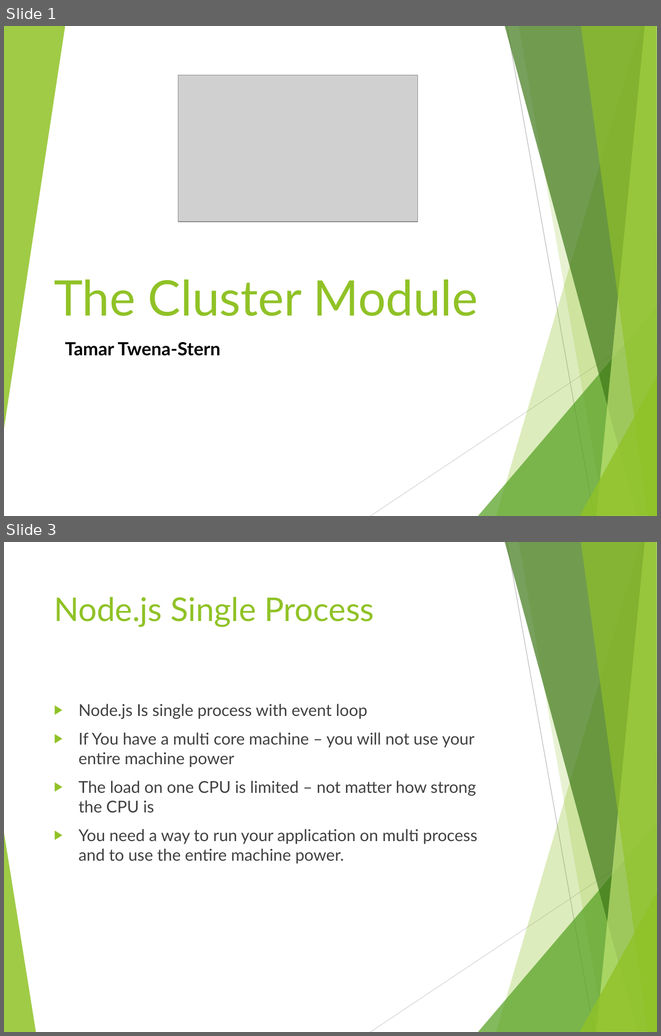
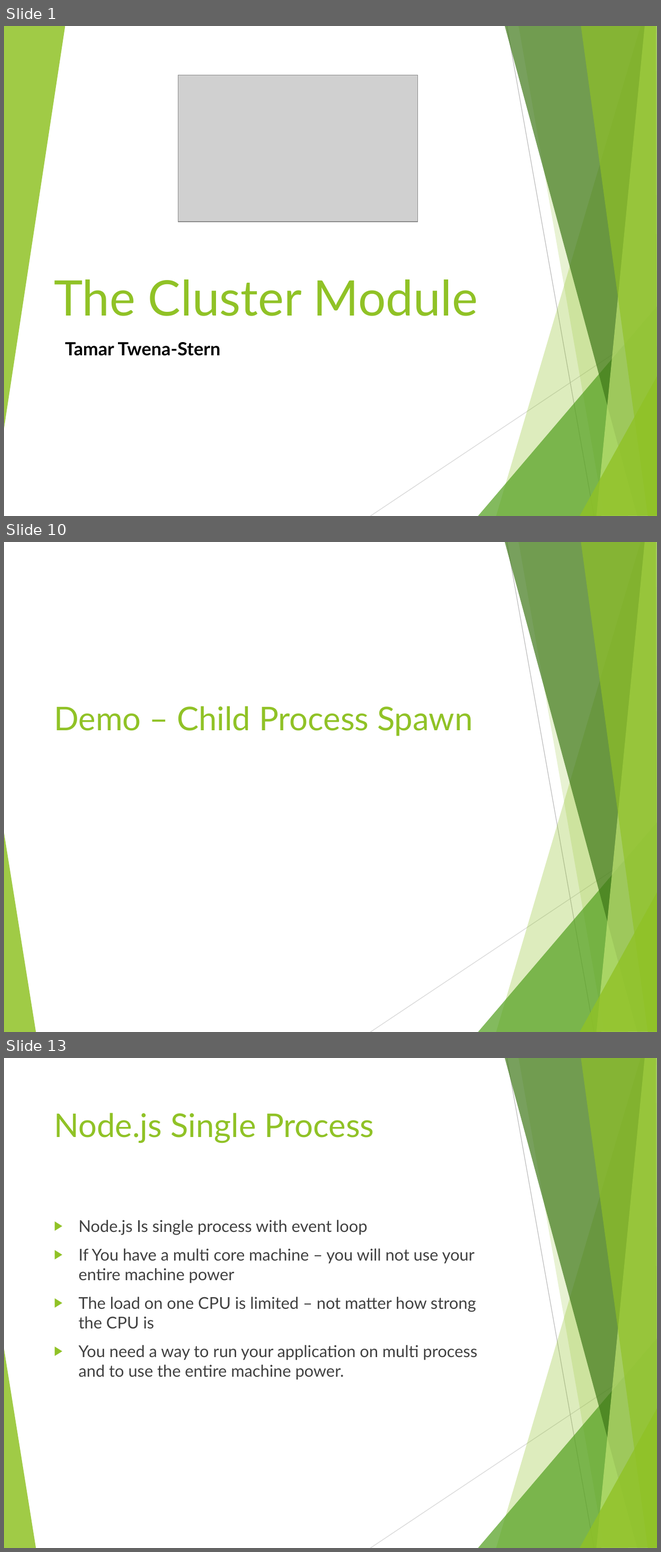
Before and after one commit to tamarstern/MyNodeJSCourse, a slide deck: child_process_and_cluster_module/child_process_and_cluster_module.pptx. Shown one above the other, each under a label of ours: slides 1 and 3 before the commit, slides 1, 10 and 13 after it; the slides between them are not shown. The pictures are 661x1036 and 661x1552 pixels, drawn with LibreOffice and Linux fonts; fonts in the diff are those of the drawing; grey boxes stand for pictures. Boxes give left, top, right and bottom in pixels: in the first picture for what was removed or moved away, otherwise in the second. Text is boxed around its words. In the diff, an @@ line names an element or a change of style, - is before the commit and + after.

```diff
--- a/child_process_and_cluster_module/child_process_and_cluster_module.pptx
+++ b/child_process_and_cluster_module/child_process_and_cluster_module.pptx
@@ slide 10 added at (4, 542, 657, 1032), background #FFFFFF; not listed: 10 template elements that a slide beside it also shows @@
@@ title added at (54, 706, 473, 736), 36 pt, text #90C226 @@
+Demo – Child Process Spawn
@@ what was slide 3 is now slide 13 @@
```
Also in this commit, not shown: 10 other slides added, 1 slide removed, 21 other files.
